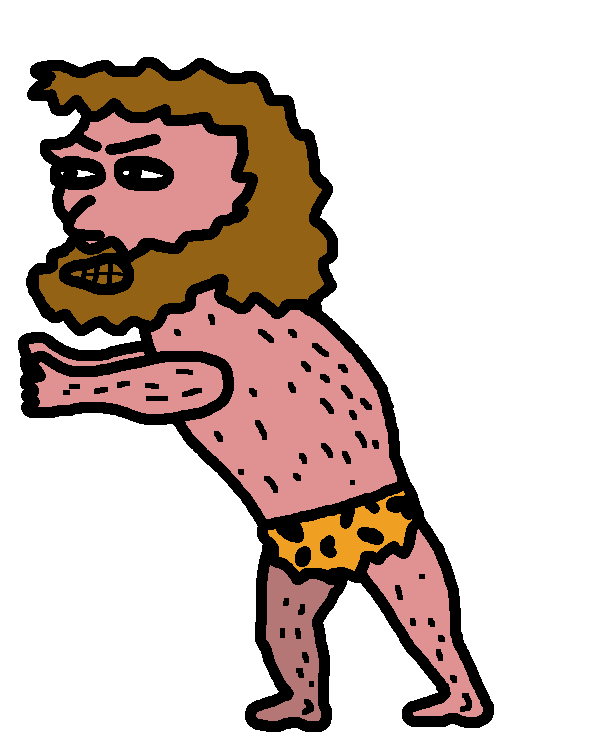
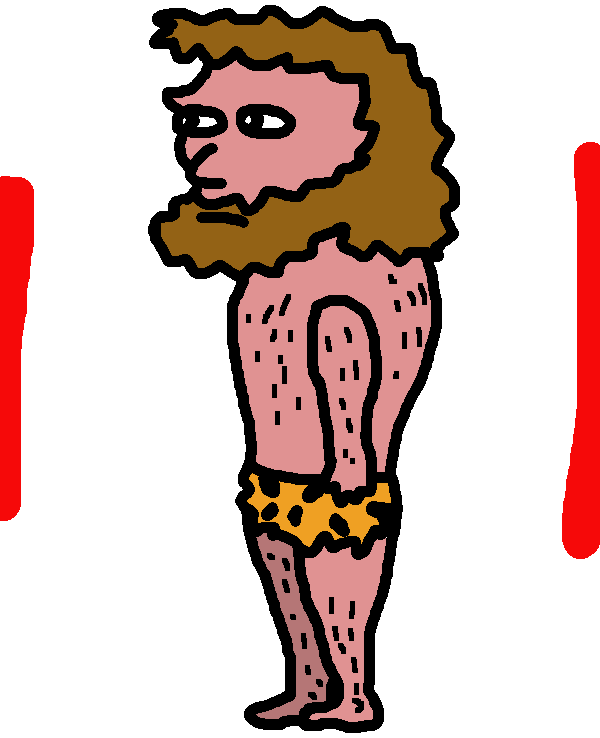
Layers edited between the first and the second (600, 738) image:
hid "push left", painted on it over bbox(18, 57, 494, 732)
showed "stand left", painted on it over bbox(0, 5, 600, 733)
